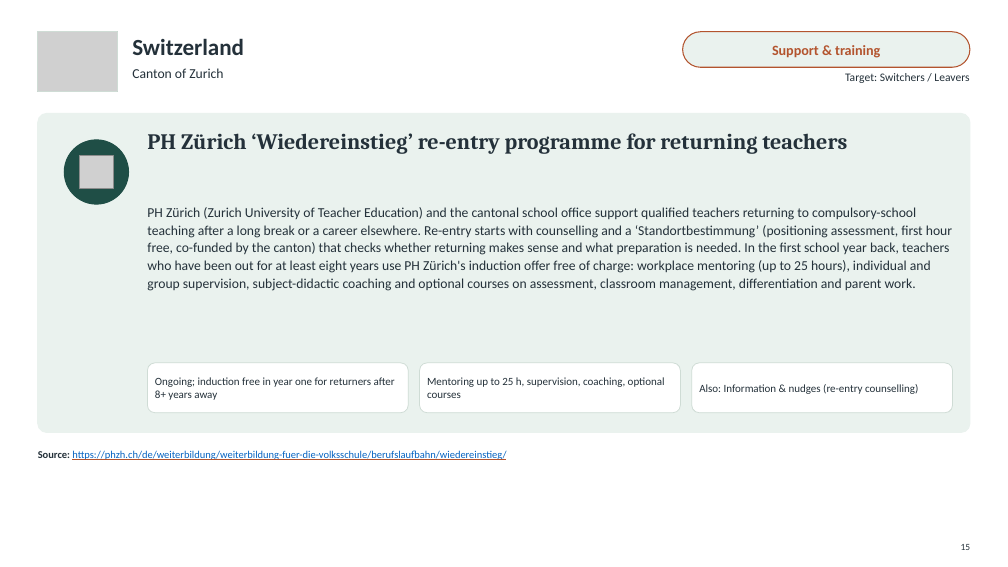
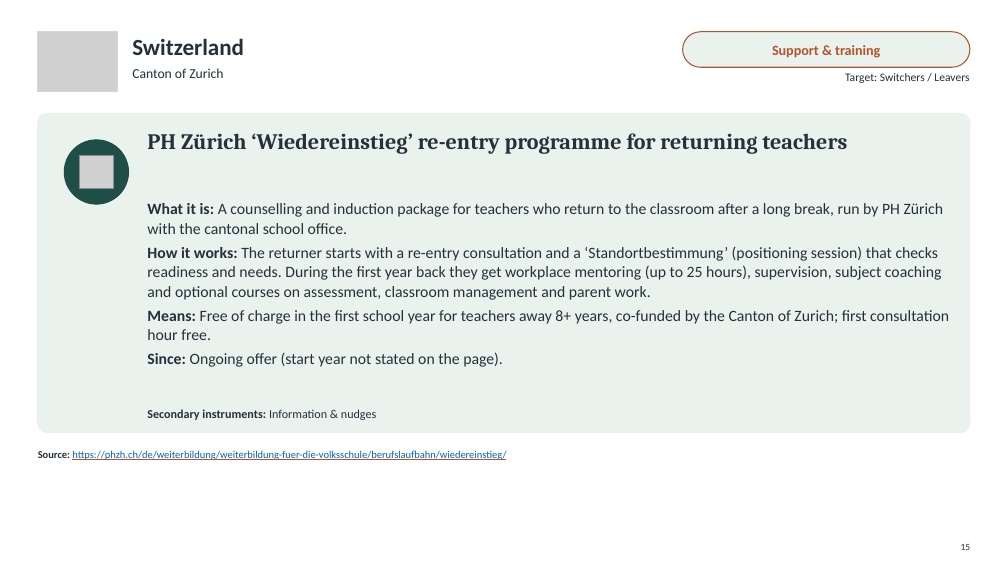
Before and after one commit to jedr1-ship-it/Alternative-Pathways----Quant, a slide deck: slide 15 of policies/Re-attracting_Former_Teachers.pptx. Drawn at 1008x567 pixels with LibreOffice and Linux fonts; fonts in the diff are those of the drawing; grey boxes stand for pictures. Boxes give left, top, right and bottom in pixels: in the first picture for what was removed or moved away, otherwise in the second. Text is boxed around its words. In the diff, an @@ line names an element or a change of style, - is before the commit and + after.

```diff
--- a/policies/Re-attracting_Former_Teachers.pptx
+++ b/policies/Re-attracting_Former_Teachers.pptx
@@ text at (147,203,949,367): text changed; size 13 to 15 pt @@
-PH Zürich (Zurich University of Teacher Education) and the cantonal school office support qualified teachers returning to compulsory-school teaching after a long break or a career elsewhere. Re-entry starts with counselling and a ‘Standortbestimmung’ (positioning assessment, first hour free, co-funded by the canton) that checks whether returning makes sense and what preparation is needed. In the first school year back, teachers who have been out for at least eight years use PH Zürich's induction offer free of charge: workplace mentoring (up to 25 hours), individual and group supervision, subject-didactic coaching and optional courses on assessment, classroom management, differentiation and parent work.
+What it is: A counselling and induction package for teachers who return to the classroom after a long break, run by PH Zürich with the cantonal school office.
+How it works: The returner starts with a re-entry consultation and a ‘Standortbestimmung’ (positioning session) that checks readiness and needs. During the first year back they get workplace mentoring (up to 25 hours), supervision, subject coaching and optional courses on assessment, classroom management and parent work.
+Means: Free of charge in the first school year for teachers away 8+ years, co-funded by the Canton of Zurich; first consultation hour free.
+Since: Ongoing offer (start year not stated on the page).
@@ rounded rectangle removed at (147,363,408,413) @@
@@ text removed at (155,377,395,400) @@
-Ongoing; induction free in year one for returners after 8+ years away
@@ rounded rectangle removed at (420,363,681,413) @@
@@ text removed at (427,377,665,398) @@
-Mentoring up to 25 h, supervision, coaching, optional courses
@@ rounded rectangle removed at (692,363,953,413) @@
@@ text removed at (699,384,918,394) @@
-Also: Information & nudges (re-entry counselling)
@@ text added at (147,409,376,420), 11.5 pt, text #24313A, bold @@
+Secondary instruments: Information & nudges
```
Also in this commit, not shown: 18 other slides changed, 4 other files.
